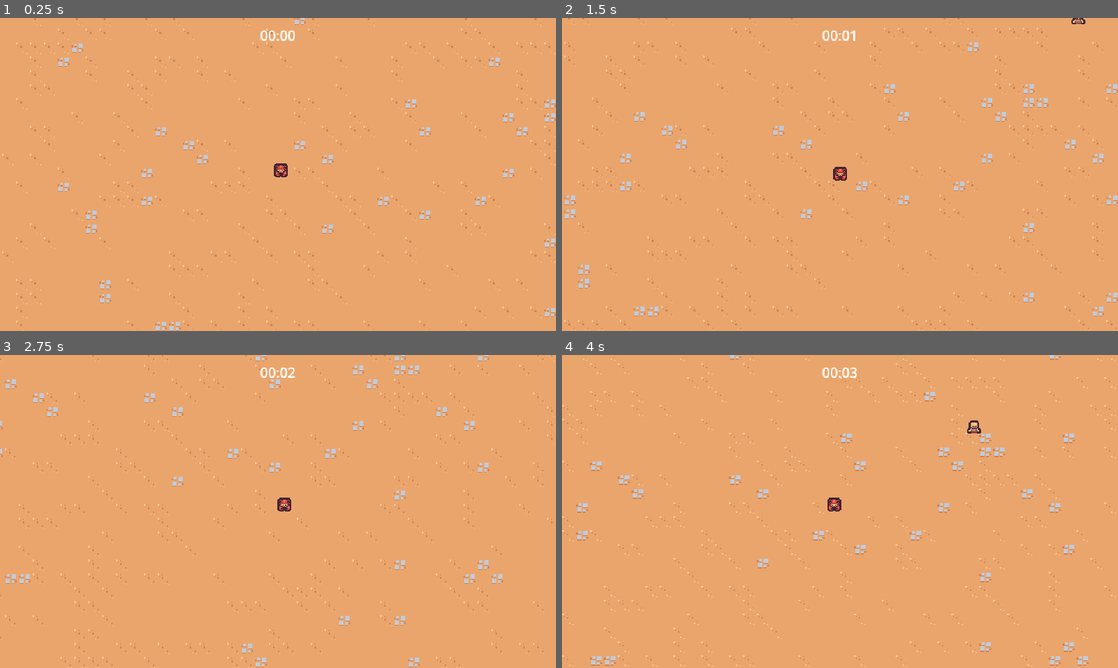
Above: before the commit, frames 1-4 (two rows, left to right).
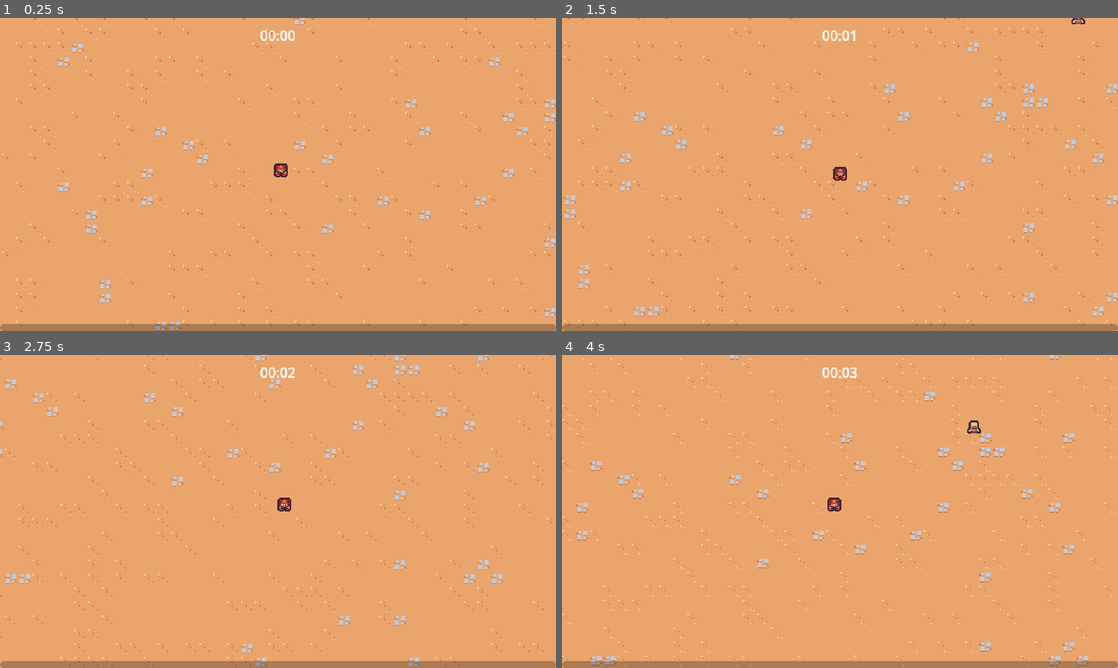
Above: after the commit, the same moments.

Repository: Dommss/2DSurvivorsCourse
Game: Godot game, scene res://scenes/main/main.tscn
The game is run twice, just before and just after one commit, with the same random seed, the same clock (stepped at 60 frames per second) and the same inputs.
Inputs:
- Up to frame 1 (0.25 s): no input
- Up to frame 2 (1.5 s): hold D (move_right) 0.53-1.28 s; hold S (move_down) from 1.28 s (still down)
- Up to frame 3 (2.75 s): release S (move_down) at 2.03 s; hold D (move_right) from 2.03 s (still down)
- Up to frame 4 (4 s): release D (move_right) at 2.78 s; hold W (move_up) 2.78-3.53 s; hold A (move_left) from 3.53 s (still down)

The runs differ from the first frame. In frame 1, 2.2% of the frame differs, in the area x 0-100%, y 97-100%; in frame 2, 2.2%; in frame 3, 2.2%; in frame 4, 2.2%.

Commit message:
added experience bar and functionality

Diff:
--- /dev/null
+++ b/scenes/UI/experience_bar.gd
@@ -0,0 +1,13 @@
+extends CanvasLayer
+
+@export var experience_manager: Node
+@onready var progress_bar = $MarginContainer/ProgressBar
+
+func _ready():
+	progress_bar.value = 0
+	experience_manager.experience_updated.connect(on_experience_updated)
+
+
+func on_experience_updated(current_experience: float, target_experience: float):
+	var percent = current_experience / target_experience
+	progress_bar.value = percent
--- /dev/null
+++ b/scenes/UI/experience_bar.tscn
@@ -0,0 +1,23 @@
+[gd_scene load_steps=2 format=3 uid="uid://b1m3tkddgk87m"]
+
+[ext_resource type="Script" path="res://scenes/UI/experience_bar.gd" id="1_17elv"]
+
+[node name="ExperienceBar" type="CanvasLayer"]
+script = ExtResource("1_17elv")
+
+[node name="MarginContainer" type="MarginContainer" parent="."]
+anchors_preset = 15
+anchor_right = 1.0
+anchor_bottom = 1.0
+grow_horizontal = 2
+grow_vertical = 2
+mouse_filter = 2
+
+[node name="ProgressBar" type="ProgressBar" parent="MarginContainer"]
+custom_minimum_size = Vector2(0, 8)
+layout_mode = 2
+size_flags_vertical = 8
+mouse_filter = 2
+max_value = 1.0
+value = 0.5
+show_percentage = false
--- a/scenes/main/main.tscn
+++ b/scenes/main/main.tscn
@@ -6,6 +6,7 @@
 [ext_resource type="TileSet" uid="uid://c1fbdngxwpo85" path="res://resources/tileset.tres" id="1_vnbna"]
 [ext_resource type="PackedScene" uid="uid://dmvi8u22dibgq" path="res://scenes/game_object/game_camera/game_camera.tscn" id="1_y277b"]
 [ext_resource type="PackedScene" uid="uid://ce645uha2708h" path="res://scenes/manager/arena_time_manager.tscn" id="2_v3yhp"]
+[ext_resource type="PackedScene" uid="uid://b1m3tkddgk87m" path="res://scenes/UI/experience_bar.tscn" id="2_xqdag"]
 [ext_resource type="PackedScene" uid="uid://7ahx8txjwomt" path="res://scenes/manager/experience_manager.tscn" id="3_xwji7"]
 
 [node name="Main" type="Node"]
@@ -13,11 +14,14 @@
 [node name="ArenaTimeUI" parent="." node_paths=PackedStringArray("arena_time_manager") instance=ExtResource("1_ptkqy")]
 arena_time_manager = NodePath("../ArenaTimeManager")
 
+[node name="ExperienceBar" parent="." node_paths=PackedStringArray("experience_manager") instance=ExtResource("2_xqdag")]
+experience_manager = NodePath("../ExperienceManager")
+
 [node name="ArenaTimeManager" parent="." instance=ExtResource("2_v3yhp")]
 
+[node name="EnemyManager" parent="." instance=ExtResource("1_bik3w")]
+
 [node name="ExperienceManager" parent="." instance=ExtResource("3_xwji7")]
-
-[node name="EnemyManager" parent="." instance=ExtResource("1_bik3w")]
 
 [node name="GameCamera" parent="." instance=ExtResource("1_y277b")]
 
--- a/scenes/manager/experience_manager.gd
+++ b/scenes/manager/experience_manager.gd
@@ -1,13 +1,24 @@
 extends Node
 
+signal experience_updated(current_experience: float, target_experience: float)
+
+const TARGET_EXPERIENCE_GROWTH = 5
+
 var current_experience = 0
+var current_level = 1
+var target_experience = 5
 
 func _ready():
 	GameEvents.experience_crab_juice_collected.connect(on_experience_collected)
 
 func increment_experience(number: float):
-	current_experience += number
-	print(current_experience)
+	current_experience = min(current_experience + number, target_experience)
+	experience_updated.emit(current_experience, target_experience)
+	if current_experience == target_experience:
+		current_level += 1
+		target_experience += TARGET_EXPERIENCE_GROWTH
+		current_experience = 0
+		experience_updated.emit(current_experience, target_experience)
 
 
 func on_experience_collected(number: float):
Not shown: 1 places in scenes/main/main.tscn that only renumber resources
